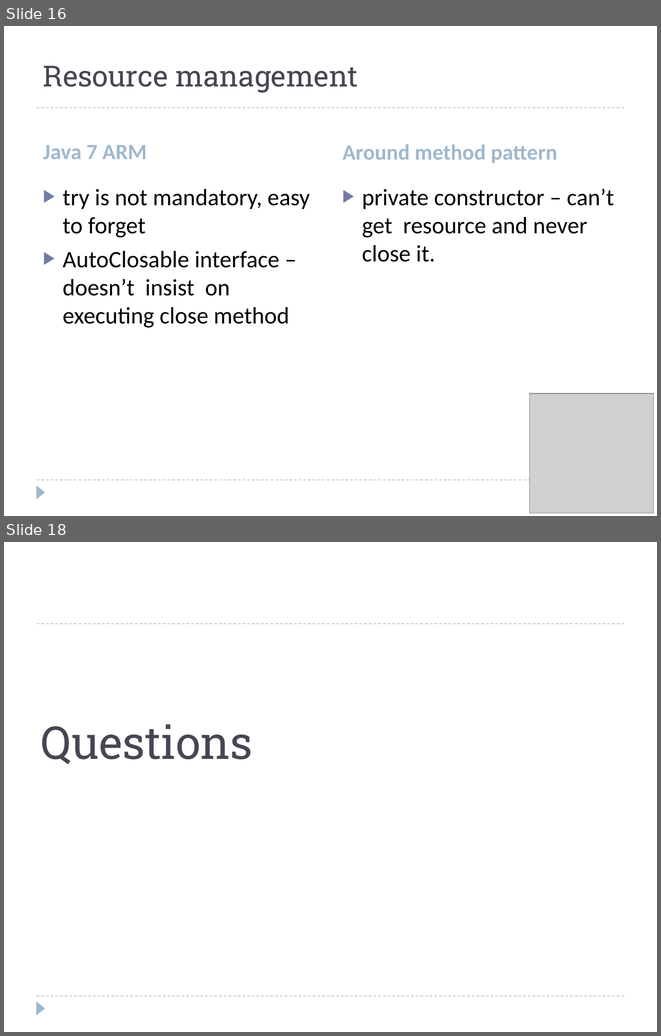
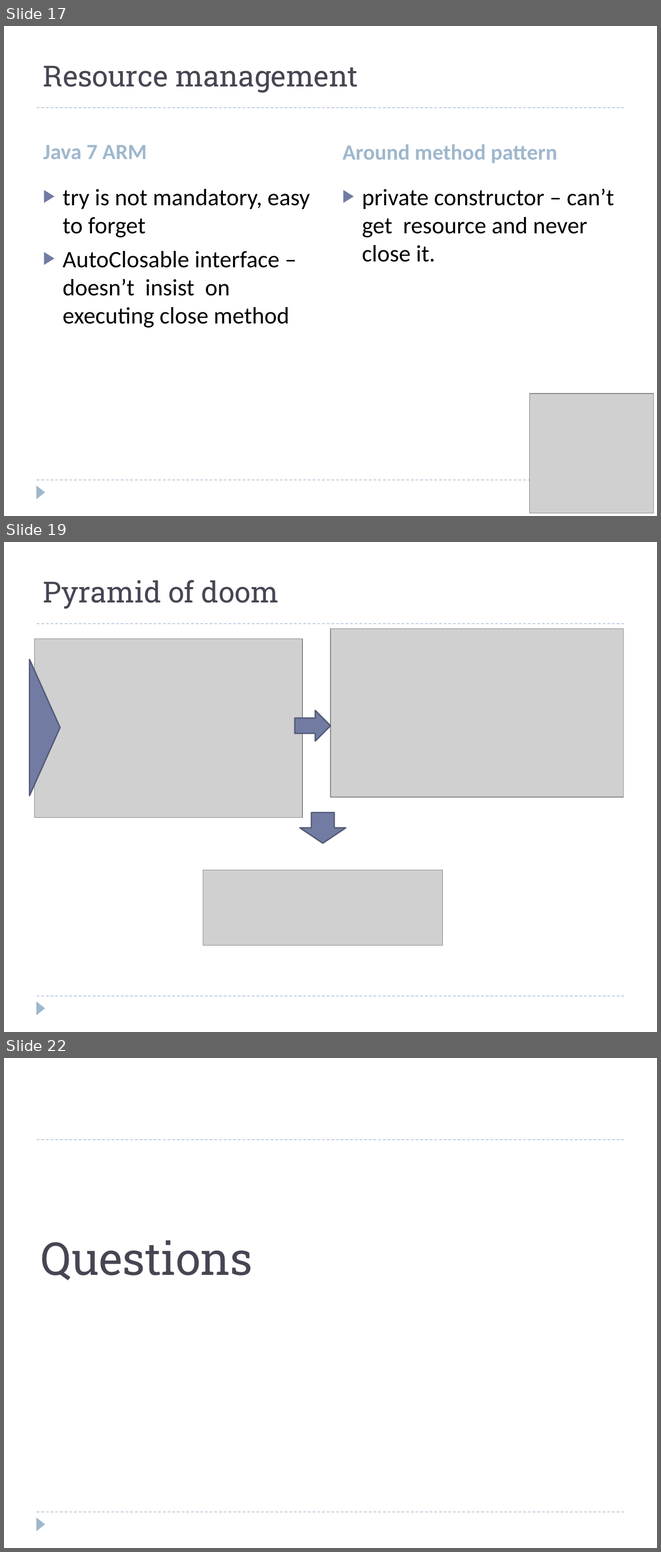
Before and after one commit to zelivit/from-gof-to-lambda, a slide deck: src/main/resources/patterns.pptx. Shown one above the other, each under a label of ours: slides 16 and 18 before the commit, slides 17, 19 and 22 after it; the slides between them are not shown. The pictures are 661x1036 and 661x1552 pixels, drawn with LibreOffice and Linux fonts; fonts in the diff are those of the drawing; grey boxes stand for pictures. Boxes give left, top, right and bottom in pixels: in the first picture for what was removed or moved away, otherwise in the second. Text is boxed around its words. In the diff, an @@ line names an element or a change of style, - is before the commit and + after.

```diff
--- a/src/main/resources/patterns.pptx
+++ b/src/main/resources/patterns.pptx
@@ slide 19 added at [4, 542, 657, 1032], background #FFFFFF; not listed: 3 template elements that a slide beside it also shows @@
@@ title added at [43, 580, 279, 609], 32 pt, text #464653 @@
+Pyramid of doom
@@ picture added at [330, 629, 624, 797] @@
@@ picture added at [35, 638, 302, 817] @@
@@ triangle added at [29, 660, 60, 796], fill #727CA3, outline #545C79 1.5 pt @@
@@ right arrow added at [294, 711, 330, 741], fill #727CA3, outline #545C79 1.5 pt @@
@@ down arrow added at [300, 812, 345, 843], fill #727CA3, outline #545C79 1.5 pt @@
@@ picture added at [203, 870, 443, 945] @@
@@ what was slide 16 is now slide 17 @@
@@ what was slide 18 is now slide 22 @@
```
Also in this commit, not shown: 2 slides changed, 3 other slides added, 2 other files.
